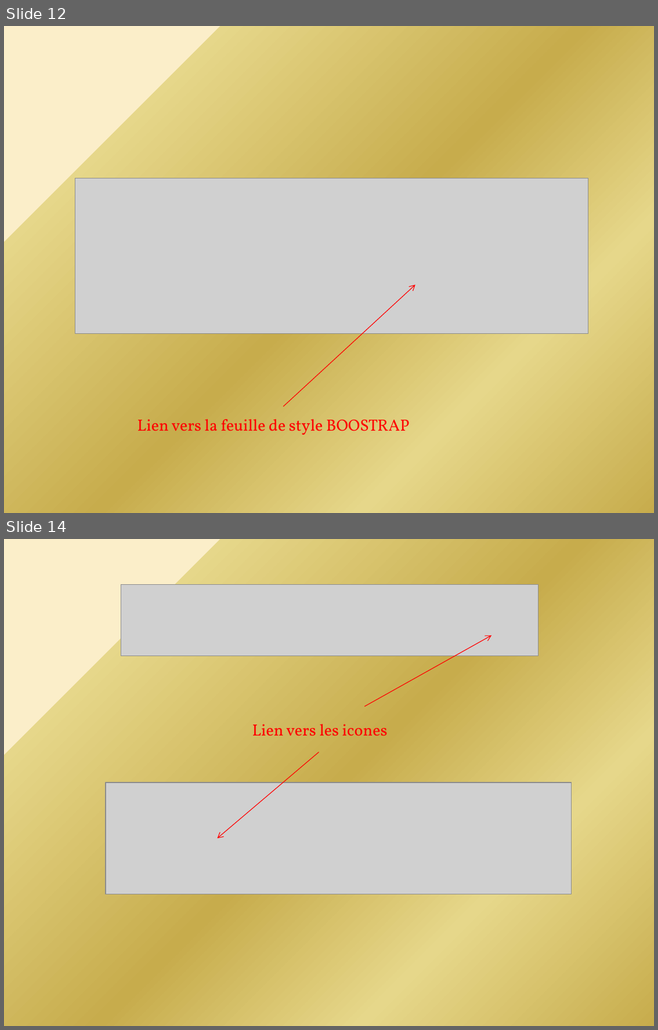
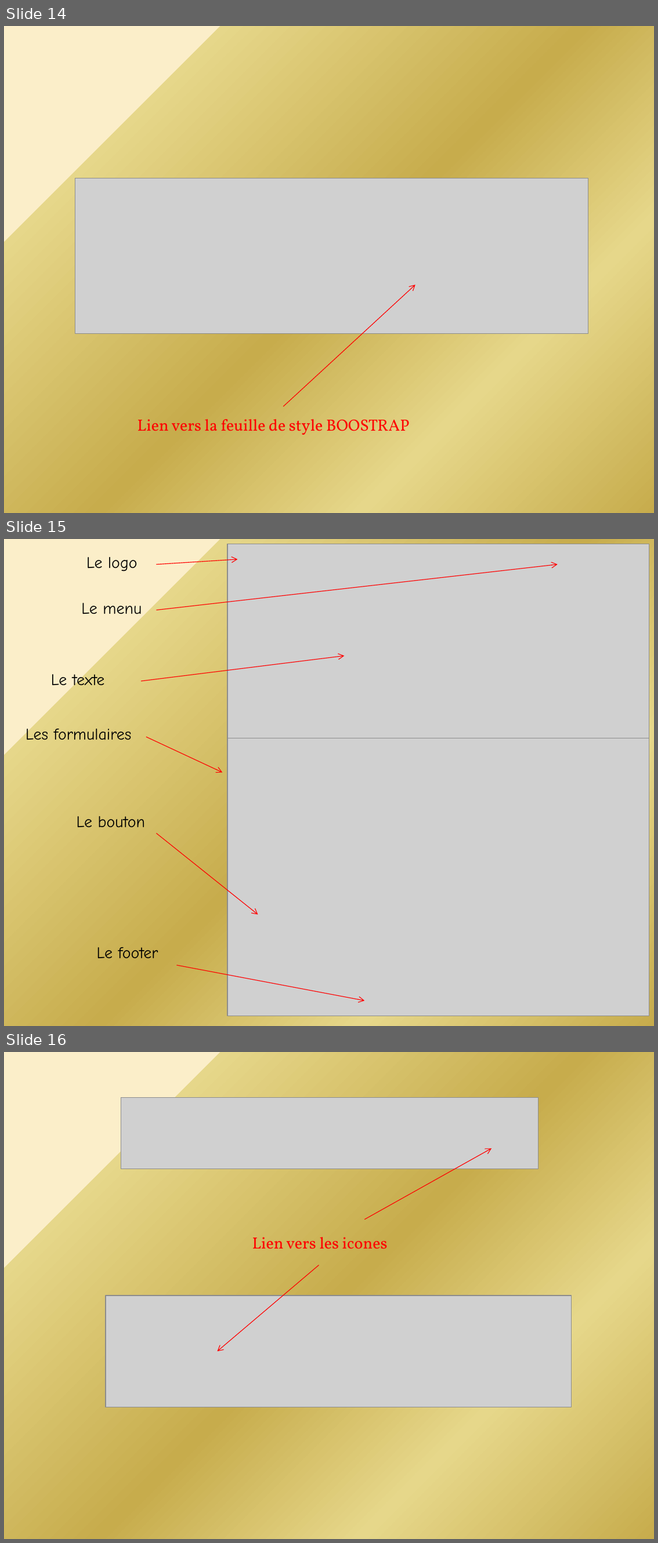
Before and after one commit to michelanton/michel_anton_405052021, a slide deck: P4/Présentation2.pptx. Shown one above the other, each under a label of ours: slides 12 and 14 before the commit, slides 14, 15 and 16 after it; the slides between them are not shown. The pictures are 658x1030 and 658x1543 pixels, drawn with LibreOffice and Linux fonts; fonts in the diff are those of the drawing; grey boxes stand for pictures. Boxes give left, top, right and bottom in pixels: in the first picture for what was removed or moved away, otherwise in the second. Text is boxed around its words. In the diff, an @@ line names an element or a change of style, - is before the commit and + after.

```diff
--- a/P4/Présentation2.pptx
+++ b/P4/Présentation2.pptx
@@ slide 15 added at (x1=4, y1=539, x2=654, y2=1026), background gradient #FBEEC9 to #E6D78A to #C7AC4C to #E6DCAC @@
@@ picture added at (x1=227, y1=544, x2=648, y2=802) @@
@@ text added at (x1=86, y1=557, x2=137, y2=571), 18 pt, text #000000 @@
+Le logo
@@ arrow added from (156, 610) to (557, 565), #FF0000 0.75 pt @@
@@ arrow added from (156, 565) to (237, 559), #FF0000 0.75 pt @@
@@ text added at (x1=81, y1=603, x2=141, y2=620), 18 pt, text #000000 @@
+Le menu
@@ arrow added from (141, 681) to (344, 656), #FF0000 0.75 pt @@
@@ text added at (x1=51, y1=671, x2=105, y2=686), 18 pt, text #000000 @@
+Le texte
@@ text added at (x1=25, y1=726, x2=132, y2=740), 18 pt, text #000000 @@
+Les formulaires
@@ arrow added from (146, 737) to (222, 772), #FF0000 0.75 pt @@
@@ picture added at (x1=227, y1=739, x2=648, y2=1016) @@
@@ text added at (x1=76, y1=816, x2=146, y2=828), 18 pt, text #000000 @@
+Le bouton
@@ arrow added from (156, 833) to (258, 914), #FF0000 0.75 pt @@
@@ text added at (x1=97, y1=947, x2=158, y2=958), 18 pt, text #000000 @@
+Le footer
@@ arrow added from (177, 965) to (365, 1001), #FF0000 0.75 pt @@
@@ what was slide 12 is now slide 14 @@
@@ what was slide 14 is now slide 16 @@
```
Also in this commit, not shown: 6 slides changed, 2 other slides added, 1 slide removed, 2 other files.
